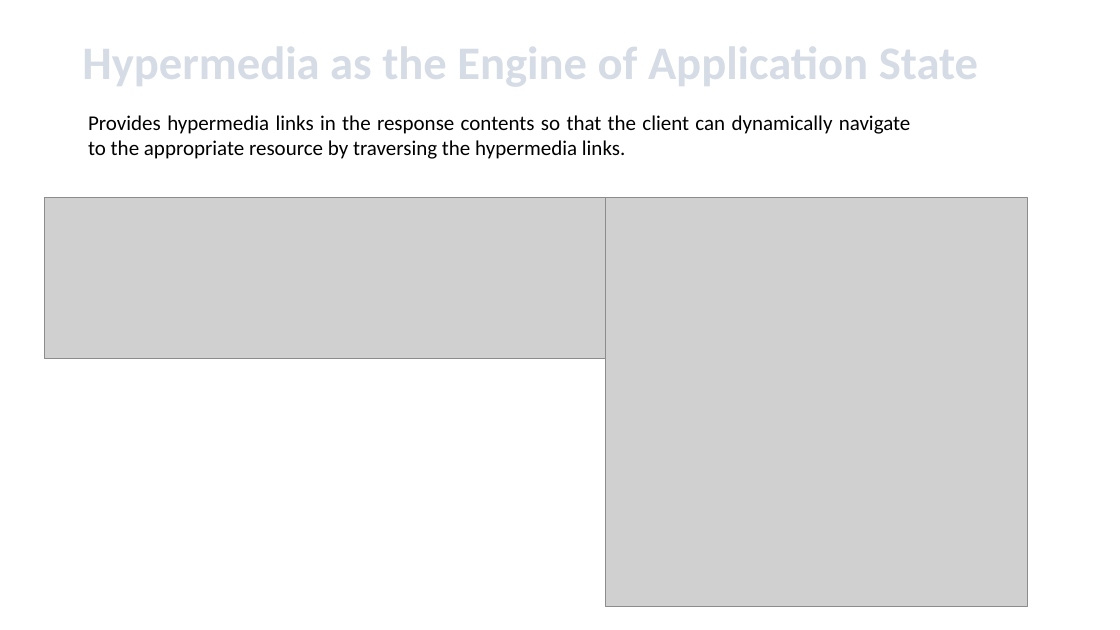
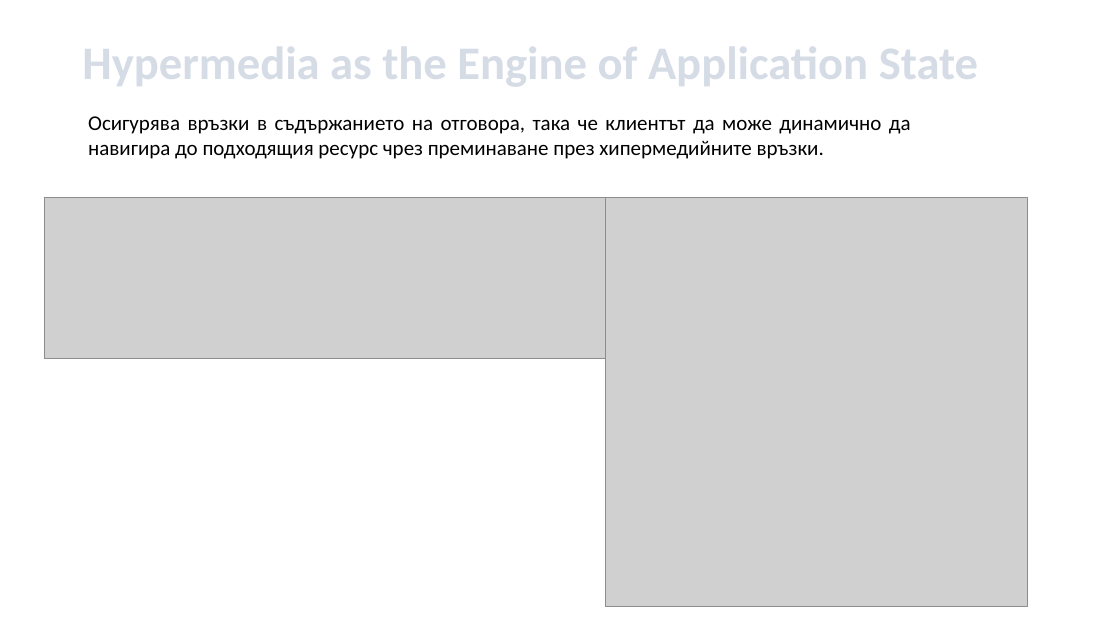
Before and after one commit to profjordanov/doctorate, a slide deck: slide 9 of article/present/uevarna.pptx (slide 12 before the commit). Drawn at 1120x630 pixels with LibreOffice and Linux fonts; fonts in the diff are those of the drawing; grey boxes stand for pictures; background and template pictures are left out. Boxes give left, top, right and bottom in pixels: in the first picture for what was removed or moved away, otherwise in the second. Text is boxed around its words. In the diff, an @@ line names an element or a change of style, - is before the commit and + after.

```diff
--- a/article/present/uevarna.pptx
+++ b/article/present/uevarna.pptx
@@ text at [88, 116, 911, 159]: text changed @@
-Provides hypermedia links in the response contents so that the client can dynamically navigate to the appropriate resource by traversing the hypermedia links.
+Осигурява връзки в съдържанието на отговора, така че клиентът да може динамично да навигира до подходящия ресурс чрез преминаване през хипермедийните връзки.
```
Also in this commit, not shown: 1 other slide changed, 6 slides added, 12 slides removed, 1 other file.
